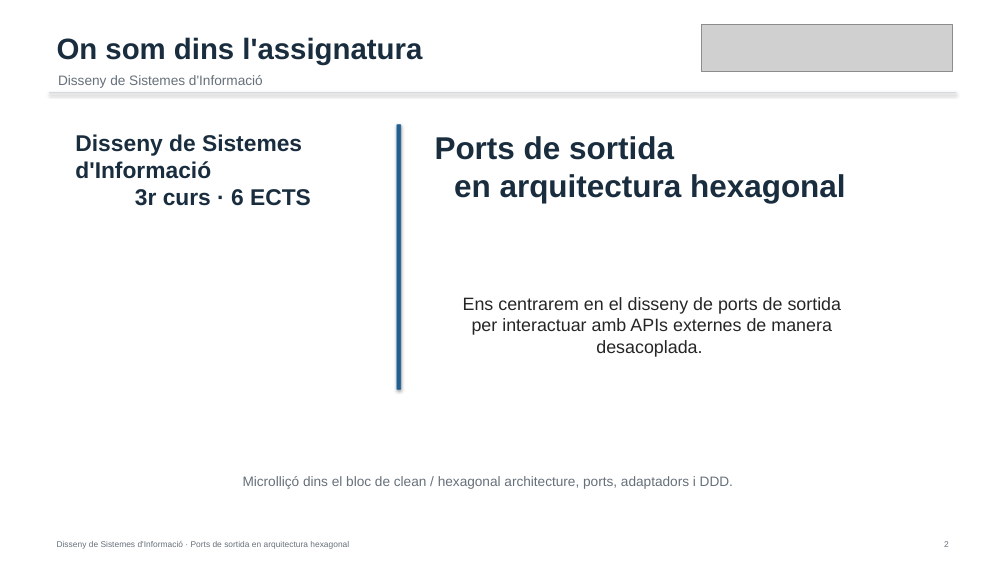
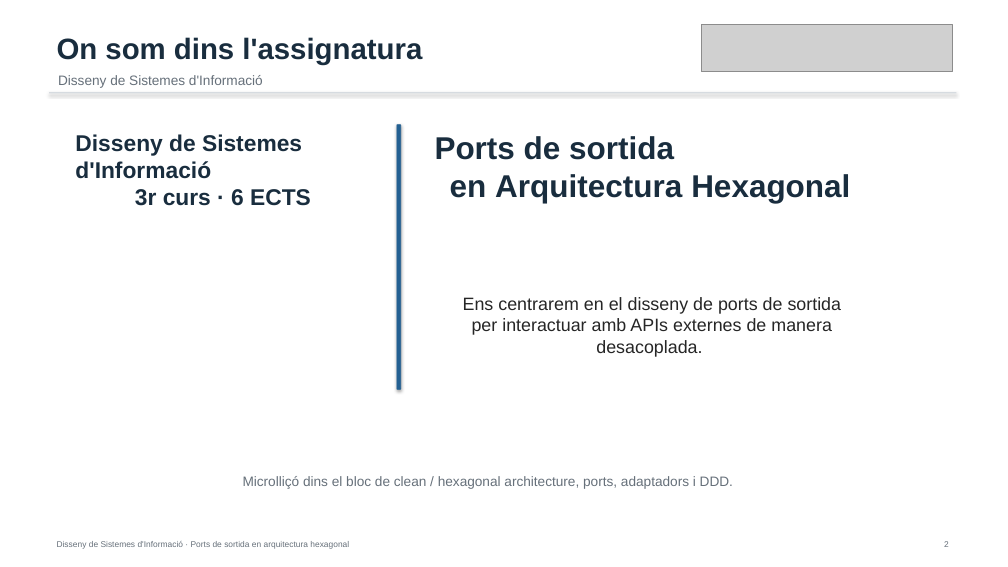
Before and after one commit to alfredorueda/HexaStock, a slide deck: slide 2 of doc/presentations/defensa-placa-permanent-dsi-ports-sortida-hexagonal/output/IMPORTANTE_MANUAL_defensa-dsi-ports-sortida-hexagonal.pptx. Drawn at 1008x567 pixels with LibreOffice and Linux fonts; fonts in the diff are those of the drawing; grey boxes stand for pictures. Boxes give left, top, right and bottom in pixels: in the first picture for what was removed or moved away, otherwise in the second. Text is boxed around its words. In the diff, an @@ line names an element or a change of style, - is before the commit and + after.

```diff
--- a/doc/presentations/defensa-placa-permanent-dsi-ports-sortida-hexagonal/output/IMPORTANTE_MANUAL_defensa-dsi-ports-sortida-hexagonal.pptx
+++ b/doc/presentations/defensa-placa-permanent-dsi-ports-sortida-hexagonal/output/IMPORTANTE_MANUAL_defensa-dsi-ports-sortida-hexagonal.pptx
@@ text at box(435, 136, 850, 203): text changed @@
-Ports de sortida
-en arquitectura hexagonal
+Ports de sortida
+en Arquitectura Hexagonal
```
Also in this commit, not shown: 10 other slides changed, 1 slide removed, 12 other files.
